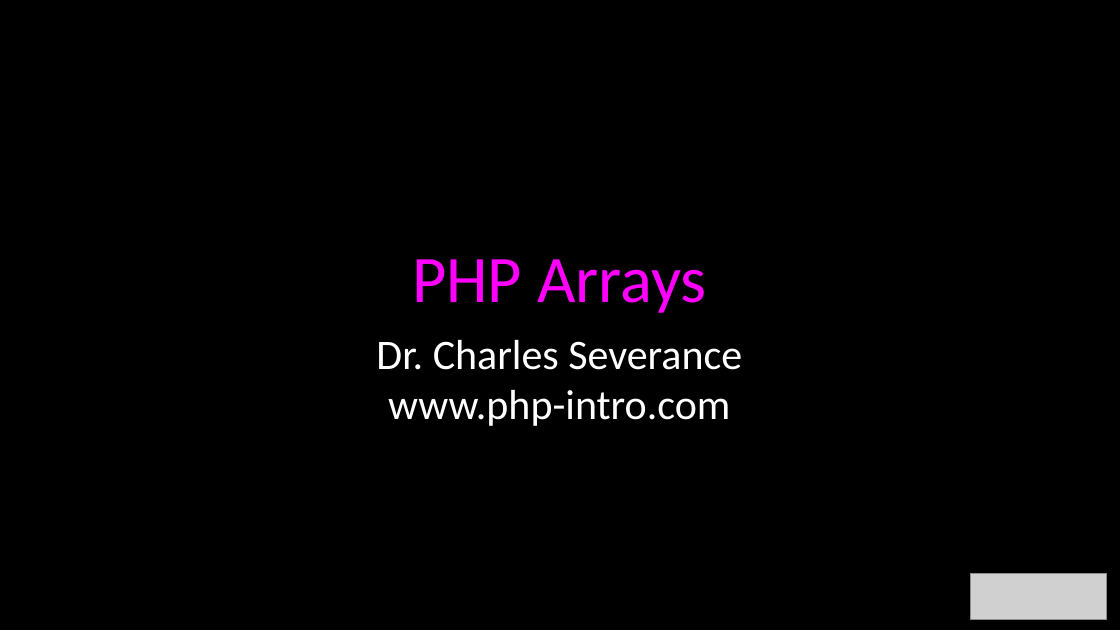
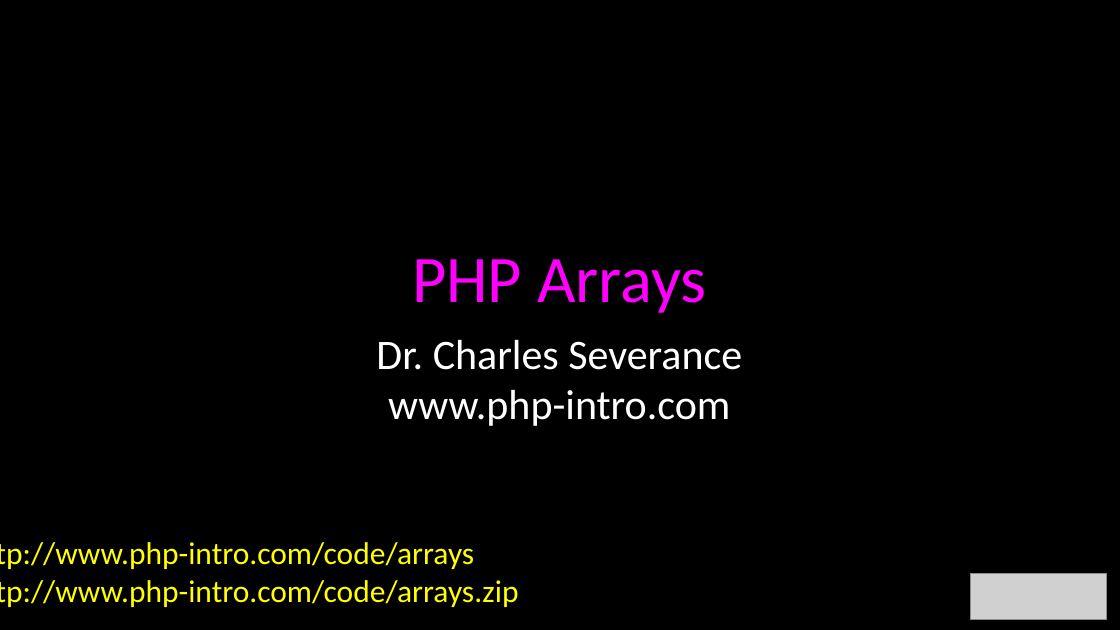
Before and after one commit to csev/wa4e, a slide deck: slide 1 of lectures/PHP-04-Arrays.ppt. Drawn at 1120x630 pixels with LibreOffice and Linux fonts; fonts in the diff are those of the drawing; grey boxes stand for pictures. Boxes give left, top, right and bottom in pixels: in the first picture for what was removed or moved away, otherwise in the second. Text is boxed around its words. In the diff, an @@ line names an element or a change of style, - is before the commit and + after.

```diff
--- a/lectures/PHP-04-Arrays.ppt
+++ b/lectures/PHP-04-Arrays.ppt
@@ text added at bbox=[0, 542, 518, 607], 36 pt, text #FFFF00 @@
+http://www.php-intro.com/code/arrays
+http://www.php-intro.com/code/arrays.zip
```
Also in this commit, not shown: 2 other slides changed, 1 slide added, 1 slide removed, 4 other files.
